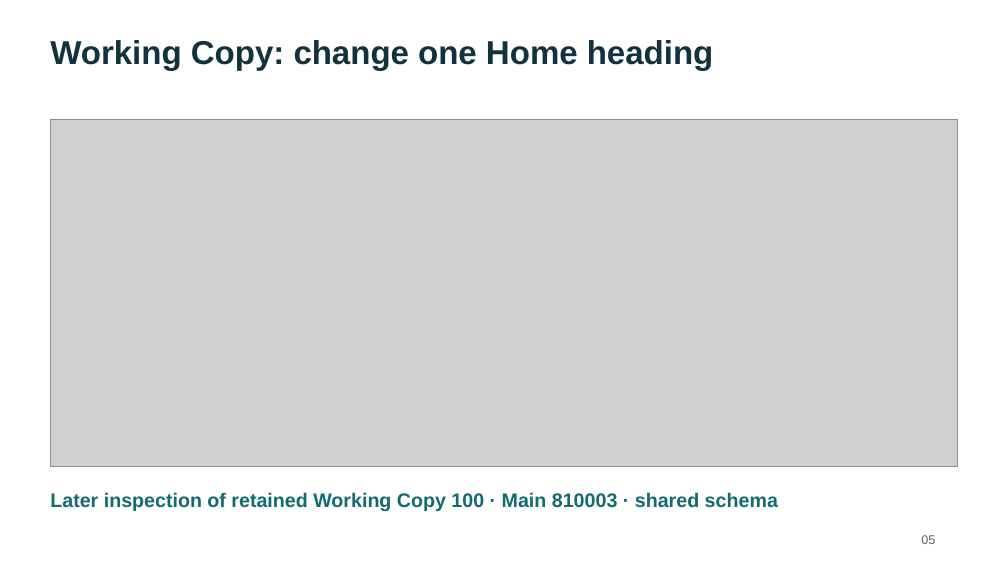
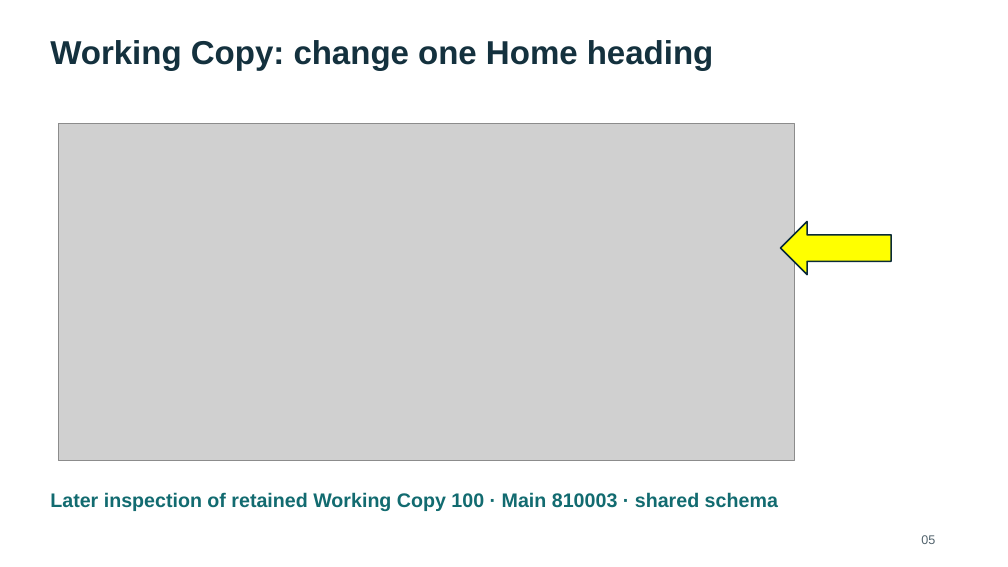
Before and after one commit to rstyczynski/APEX_CICD, a slide deck: slide 5 of progress/E.3/sprint_E.3_increment_demo.pptx. Drawn at 1008x567 pixels with LibreOffice and Linux fonts; fonts in the diff are those of the drawing; grey boxes stand for pictures. Boxes give left, top, right and bottom in pixels: in the first picture for what was removed or moved away, otherwise in the second. Text is boxed around its words. In the diff, an @@ line names an element or a change of style, - is before the commit and + after.

```diff
--- a/progress/E.3/sprint_E.3_increment_demo.pptx
+++ b/progress/E.3/sprint_E.3_increment_demo.pptx
@@ picture: place and size @@
-picture at bbox=[51, 119, 958, 466]
+picture at bbox=[58, 124, 795, 461]
@@ left arrow added at bbox=[780, 222, 891, 274], fill #FFFF00, outline #092A39 1.5 pt @@
```
Also in this commit, not shown: 6 other slides changed, 1 slide removed, 5 other files.
